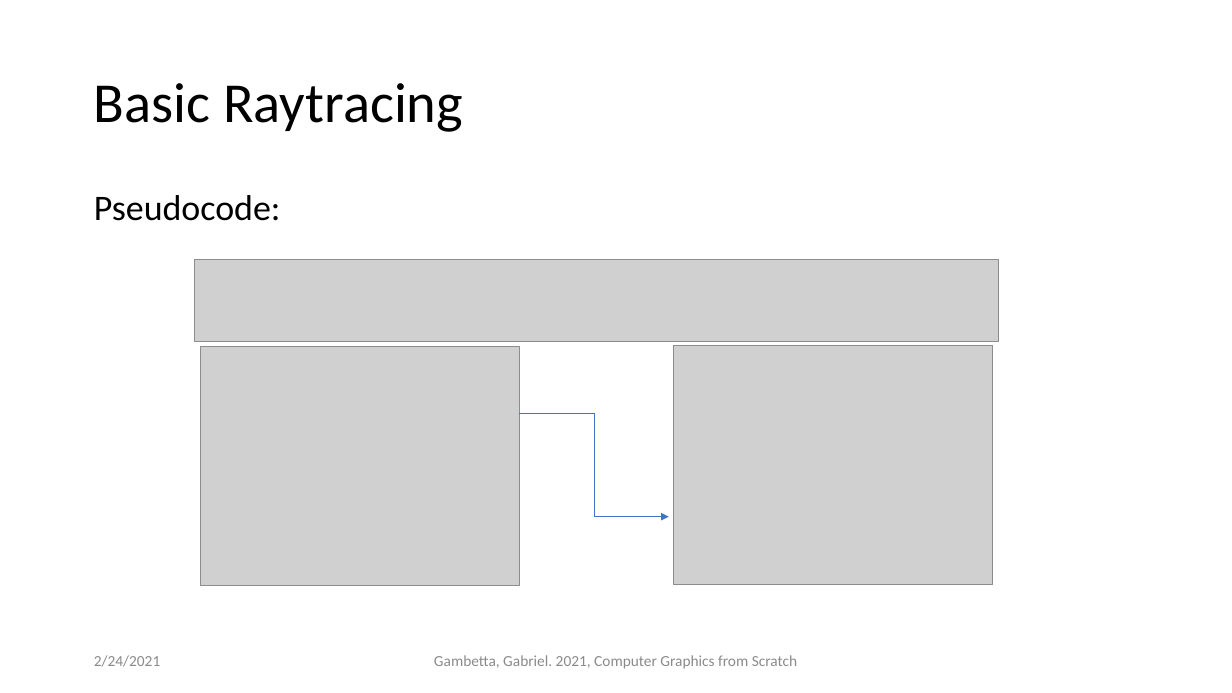
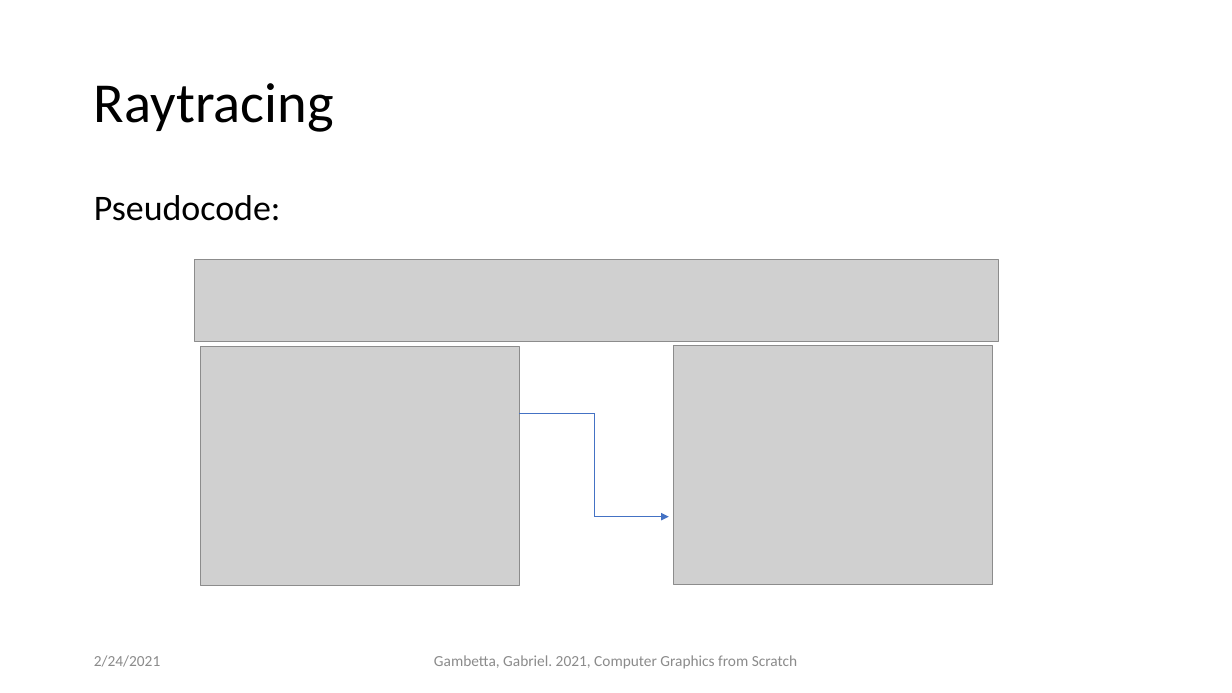
Before and after one commit to ctrachte/JS-Computer-Graphics-Demo, a slide deck: slide 5 of computer-graphics-js-1.pptx. Drawn at 1232x693 pixels with LibreOffice and Linux fonts; fonts in the diff are those of the drawing; grey boxes stand for pictures. Boxes give left, top, right and bottom in pixels: in the first picture for what was removed or moved away, otherwise in the second. Text is boxed around its words. In the diff, an @@ line names an element or a change of style, - is before the commit and + after.

```diff
--- a/computer-graphics-js-1.pptx
+++ b/computer-graphics-js-1.pptx
@@ title at bbox=[94, 83, 334, 132]: text changed @@
-Basic Raytracing
+Raytracing
```
Also in this commit, not shown: 1 other slide changed, 1 slide added, 2 other files.
